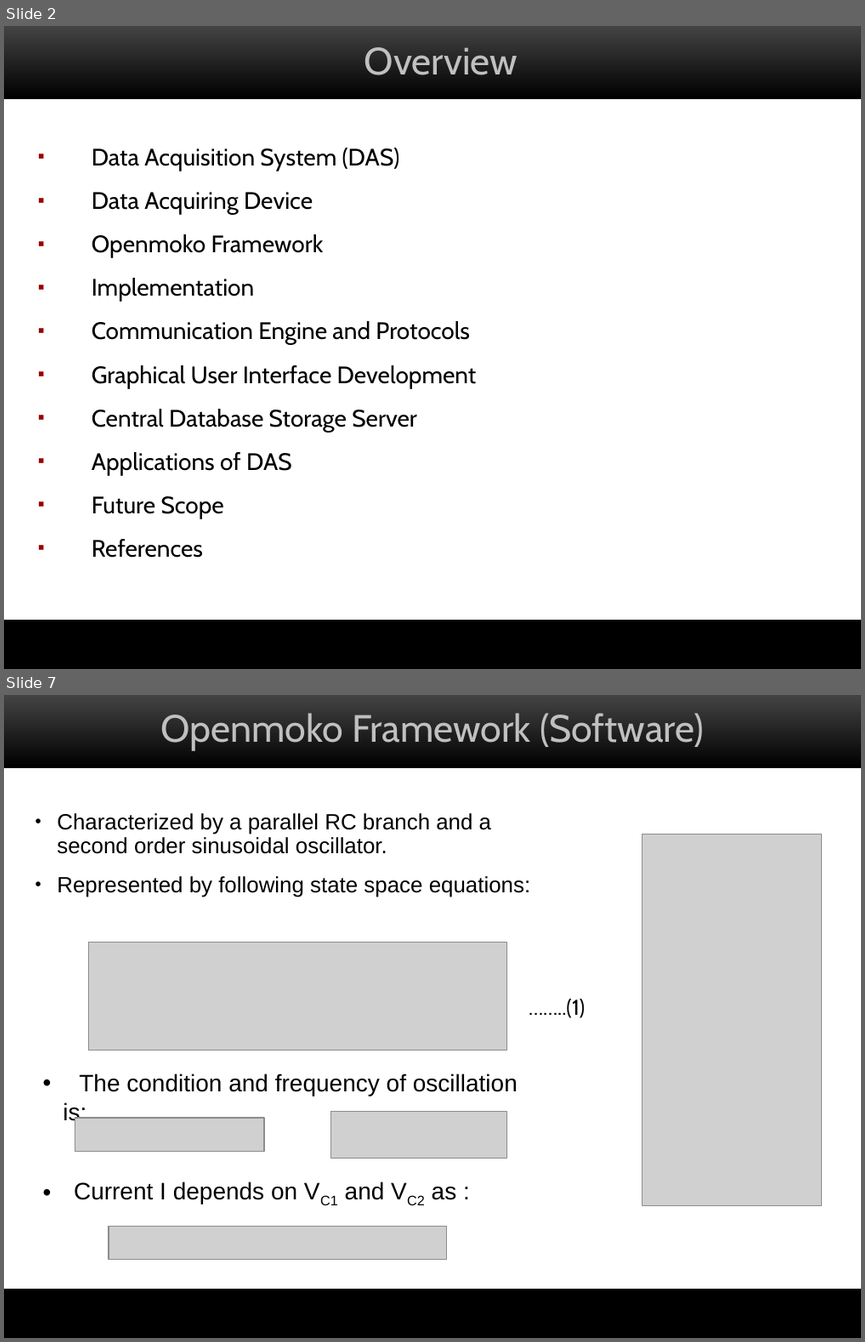
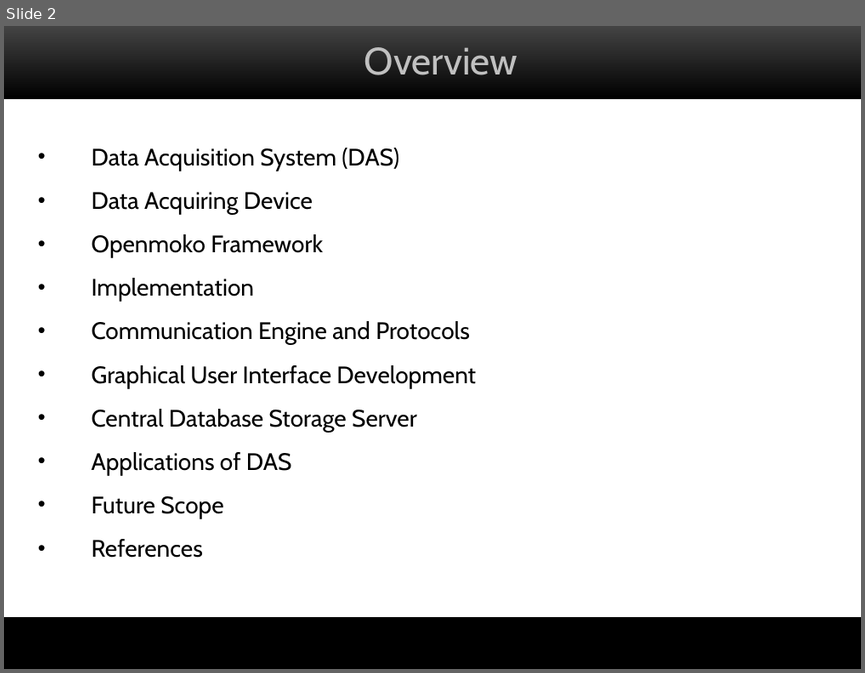
Before and after one commit to saurabh1403/attendance-on-openmoko, a slide deck: docs/mid-term-seminar.ppt. Shown one above the other, each under a label of ours: slides 2 and 7 before the commit, slide 2 after it; the slides between them are not shown. The pictures are 865x1342 and 865x673 pixels, drawn with LibreOffice and Linux fonts; fonts in the diff are those of the drawing; grey boxes stand for pictures; background and template pictures are left out. Boxes give left, top, right and bottom in pixels: in the first picture for what was removed or moved away, otherwise in the second. Text is boxed around its words. In the diff, an @@ line names an element or a change of style, - is before the commit and + after.

```diff
--- a/docs/mid-term-seminar.ppt
+++ b/docs/mid-term-seminar.ppt
@@ slide 7 removed at <box>4,695,861,1338</box>, background #000000; not listed: 2 template elements that a slide beside it also shows @@
@@ title removed at <box>160,713,704,751</box> @@
-Openmoko Framework (Software)
@@ text removed at <box>57,813,530,897</box> @@
-• Characterized by a parallel RC branch and a second order sinusoidal oscillator.
-• Represented by following state space equations:
@@ picture removed at <box>642,834,822,1205</box> @@
@@ picture removed at <box>88,941,506,1049</box> @@
@@ text removed at <box>528,998,585,1018</box> @@
-……..(1)
@@ text removed at <box>63,1073,517,1124</box> @@
-• The condition and frequency of oscillation is:
@@ picture removed at <box>75,1117,264,1151</box> @@
@@ picture removed at <box>331,1111,507,1157</box> @@
@@ text removed at <box>74,1181,457,1203</box> @@
-• Current I depends on VC1 and VC2 as :
@@ picture removed at <box>109,1225,446,1259</box> @@
@@ rectangle removed at <box>18,1298,861,1338</box> @@
@@ slide 2 changed as well @@
@@ text "Data Acquisition System (DAS)" at <box>92,148,476,557</box>: bullet ▪ to •; bullet colour #990000 to #000000 @@
@@ rectangle: place and size @@
-rectangle at <box>18,629,861,669</box>
+rectangle at <box>4,618,861,669</box>
```
Also in this commit, not shown: 3 other slides changed, 20 slides added, 23 other slides removed, 2 other files.
